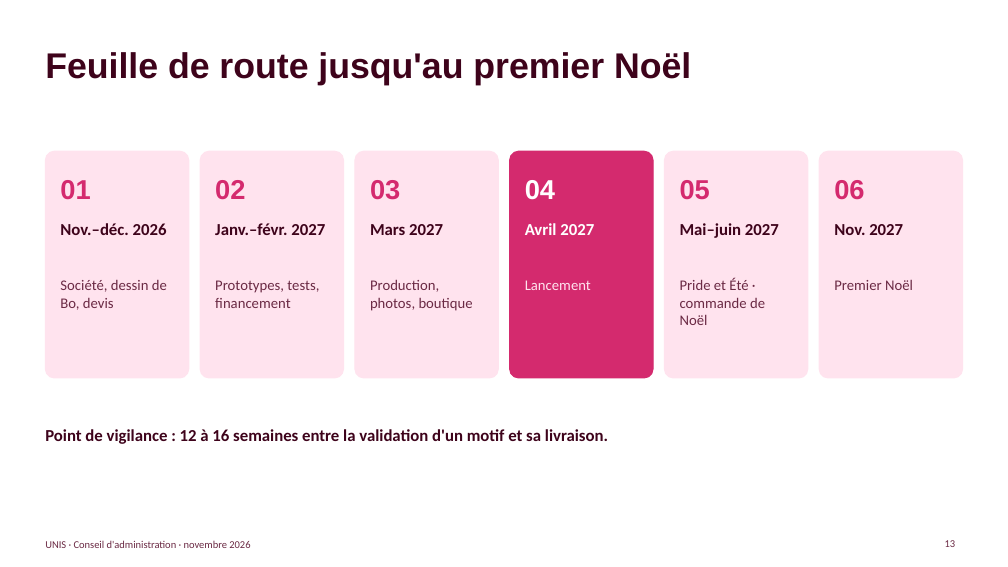
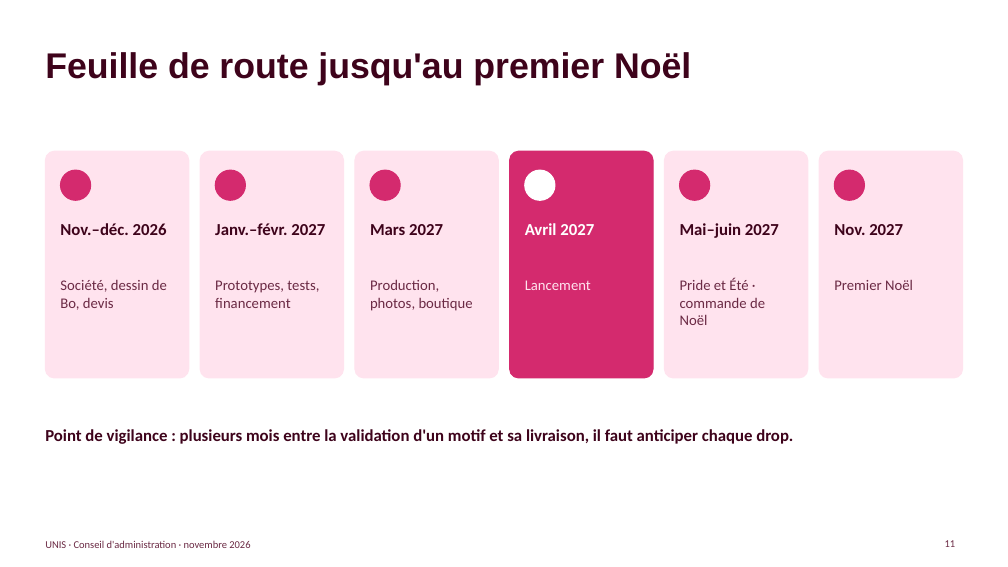
Before and after one commit to kilian-xanadou/unis, a slide deck: slide 11 of docs/UNIS-presentation-conseil.pptx (slide 13 before the commit). Drawn at 1008x567 pixels with LibreOffice and Linux fonts; fonts in the diff are those of the drawing. Boxes give left, top, right and bottom in pixels: in the first picture for what was removed or moved away, otherwise in the second. Text is boxed around its words. In the diff, an @@ line names an element or a change of style, - is before the commit and + after.

```diff
--- a/docs/UNIS-presentation-conseil.pptx
+++ b/docs/UNIS-presentation-conseil.pptx
@@ ellipse added at (x1=60, y1=170, x2=91, y2=200), fill #D42A6E, outline #D42A6E 1 pt @@
@@ ellipse added at (x1=216, y1=170, x2=246, y2=200), fill #D42A6E, outline #D42A6E 1 pt @@
@@ ellipse added at (x1=370, y1=170, x2=400, y2=200), fill #D42A6E, outline #D42A6E 1 pt @@
@@ ellipse added at (x1=525, y1=170, x2=555, y2=200), fill #FFFFFF, outline #FFFFFF 1 pt @@
@@ ellipse added at (x1=680, y1=170, x2=710, y2=200), fill #D42A6E, outline #D42A6E 1 pt @@
@@ ellipse added at (x1=835, y1=170, x2=865, y2=200), fill #D42A6E, outline #D42A6E 1 pt @@
@@ text removed at (x1=60, y1=180, x2=90, y2=200) @@
-01
@@ text removed at (x1=215, y1=180, x2=245, y2=200) @@
-02
@@ text removed at (x1=370, y1=180, x2=400, y2=200) @@
-03
@@ text removed at (x1=525, y1=180, x2=555, y2=200) @@
-04
@@ text removed at (x1=680, y1=180, x2=710, y2=200) @@
-05
@@ text removed at (x1=834, y1=180, x2=864, y2=199) @@
-06
@@ text at (x1=45, y1=429, x2=793, y2=444): text changed @@
-Point de vigilance : 12 à 16 semaines entre la validation d'un motif et sa livraison.
+Point de vigilance : plusieurs mois entre la validation d'un motif et sa livraison, il faut anticiper chaque drop.
@@ page number at (x1=945, y1=540, x2=956, y2=547): text changed @@
-13
+11
```
Also in this commit, not shown: 10 other slides changed, 2 slides removed.
